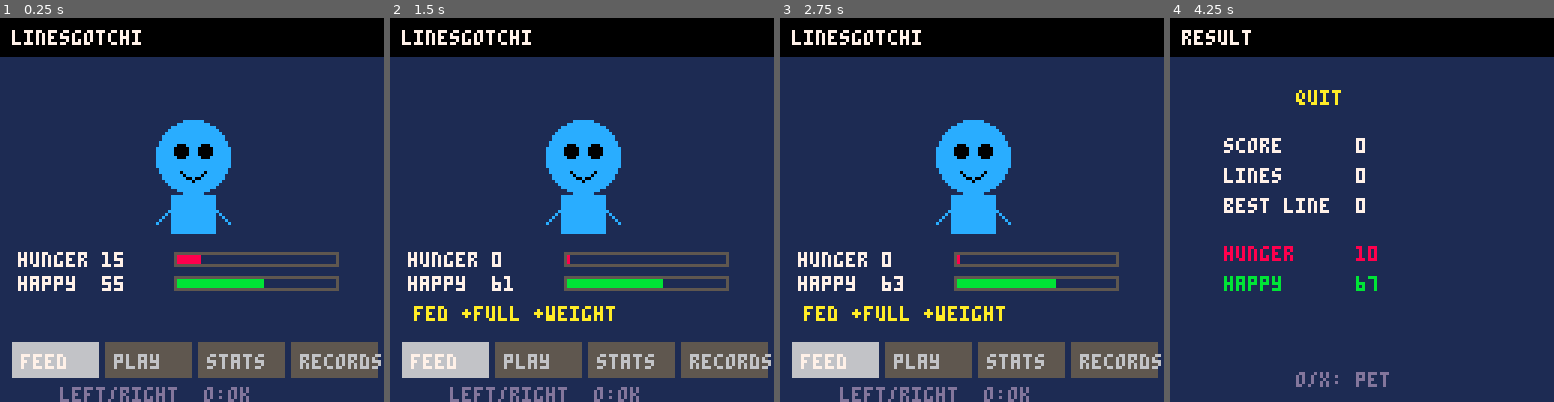
Above: before the commit, frames 1-4 (left to right).
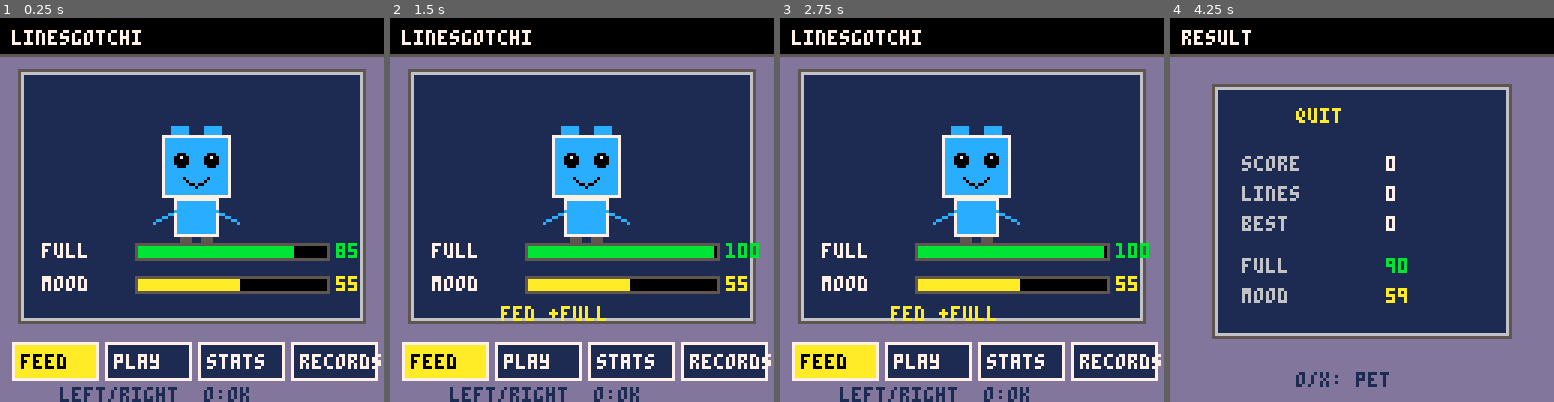
Above: after the commit, the same moments.

Repository: farrukh-mirzazade/LinesGotchi-PICO8
Game: PICO-8 cartridge carts/linesgotchi.p8
Same seed, same stepped clock (60 frames per second), same inputs: the game is played once before the commit and once after it.
Inputs:
- Up to frame 1 (0.25 s): no input
- Up to frame 2 (1.5 s): tap O (Z key) at 0.33, 0.7, 1.43 s; tap X (X key) at 1.07 s
- Up to frame 3 (2.75 s): hold Left 1.97-2.37 s; tap X (X key) at 2.07, 2.4, 2.73 s; tap O (Z key) at 2.22 s; hold Down from 2.42 s (still down)
- Up to frame 4 (4.25 s): release Down at 2.82 s; hold Right 2.87-3.53 s; tap X (X key) every 0.33 s from 3.07 to 4.07 s; tap O (Z key) at 3.1, 3.98 s; hold Up 3.58-4.08 s; hold Right from 4.13 s (still down)

The runs differ from the first frame. In frame 1, 44% of the frame differs, in the area x 0-100%, y 9-100%; in frame 2, 44%; in frame 3, 44%; in frame 4, 47%.

Commit message:
Refine pet UI and feeding behavior

Diff:
--- a/carts/linesgotchi.p8
+++ b/carts/linesgotchi.p8
@@ -101,6 +101,10 @@
  return max(lo,min(hi,v))
 end
 
+function full()
+ return 100-pet.hunger
+end
+
 function update_pet()
  if btnp(0) then menu_i=max(1,menu_i-1) end
  if btnp(1) then menu_i=min(4,menu_i+1) end
@@ -116,8 +120,7 @@
 function feed_pet()
  pet.hunger=clamp(pet.hunger-25,0,100)
  pet.weight=clamp(pet.weight+1,1,99)
- pet.happy=clamp(pet.happy+2,0,100)
- msg="fed +full +weight"
+ msg="fed +full"
 end
 
 function start_lines()
@@ -343,31 +346,41 @@
 end
 
 function draw_pet_screen()
+ cls(13)
  title("linesgotchi")
- draw_pet(52,34)
- print("hunger "..pet.hunger,6,78,7)
- print("happy  "..pet.happy,6,86,7)
- draw_bar(58,78,54,4,pet.hunger,8)
- draw_bar(58,86,54,4,pet.happy,11)
+ panel(6,17,121,101,1,5)
+ draw_pet(46,29)
+ print("full",14,75,7)
+ print("mood",14,86,7)
+ draw_bar(45,75,64,5,full(),11)
+ draw_bar(45,86,64,5,pet.happy,10)
+ print(full(),112,75,11)
+ print(pet.happy,112,86,10)
  local items={"feed","play","stats","records"}
  for i=1,4 do
   local x=4+(i-1)*31
-  rectfill(x,108,x+28,119,i==menu_i and 6 or 5)
-  print(items[i],x+3,112,i==menu_i and 7 or 6)
- end
- if msg~="" then print(msg,8,96,10) end
- print("left/right  o:ok",20,123,13)
+  local c=i==menu_i and 10 or 1
+  local tc=i==menu_i and 0 or 7
+  rectfill(x,108,x+28,120,c)
+  rect(x,108,x+28,120,7)
+  print(items[i],x+3,112,tc)
+ end
+ if msg~="" then print(msg,37,96,10) end
+ print("left/right  o:ok",20,123,1)
 end
 
 function draw_lines_screen()
+ cls(1)
  title("play lines")
- rectfill(0,116,127,127,0)
- print("score "..score,78,20,7)
- print("h"..pet.hunger,78,30,8)
- print("j"..pet.happy,78,38,11)
- draw_mini_pet(102,55)
- print("x:end",82,92,13)
- print(msg,78,104,10)
+ panel(0,16,76,92,0,5)
+ panel(79,16,126,111,1,5)
+ print("score",85,23,6)
+ print(score,85,31,7)
+ print("full "..full(),85,45,11)
+ print("mood "..pet.happy,85,54,10)
+ draw_mini_pet(103,75)
+ print("x end",88,95,13)
+ print(msg,83,105,10)
  for y=1,bs do
   for x=1,bs do
    local px=ox+(x-1)*cs
@@ -388,78 +401,105 @@
 end
 
 function draw_result_screen()
+ cls(13)
  title("result")
- print(result_reason,42,24,10)
- print("score      "..score,18,40,7)
- print("lines      "..session_lines,18,50,7)
- print("best line  "..session_best,18,60,7)
- print("hunger     "..pet.hunger,18,76,8)
- print("happy      "..pet.happy,18,86,11)
- if new_best then print("new/local best",28,100,10) end
- print("o/x: pet",42,118,13)
+ panel(14,22,113,106,1,5)
+ print(result_reason,42,30,10)
+ print("score",24,46,6) print(score,72,46,7)
+ print("lines",24,56,6) print(session_lines,72,56,7)
+ print("best",24,66,6) print(session_best,72,66,7)
+ print("full",24,80,6) print(full(),72,80,11)
+ print("mood",24,90,6) print(pet.happy,72,90,10)
+ if new_best then print("new best",45,101,10) end
+ print("o/x: pet",42,118,1)
 end
 
 function draw_stats_screen()
+ cls(13)
  title("stats")
- print("< stats      records >",8,18,13)
- stat_line("hunger",pet.hunger,30,8)
- stat_line("happy",pet.happy,42,11)
- stat_line("health",pet.health,54,12)
- stat_line("discipline",pet.discipline,66,10)
- stat_line("weight",pet.weight,78,9)
- stat_line("age",pet.age,90,7)
- print("o/x: pet",42,118,13)
+ panel(10,20,117,104,1,5)
+ print("< stats      records >",8,15,1)
+ stat_line("full",full(),31,11)
+ stat_line("mood",pet.happy,43,10)
+ stat_line("health",pet.health,55,12)
+ stat_line("discip",pet.discipline,67,9)
+ print("weight",19,82,7) print(pet.weight,82,82,9)
+ print("age",19,94,7) print(pet.age,82,94,7)
+ print("o/x: pet",42,118,1)
 end
 
 function draw_records_screen()
+ cls(13)
  title("records")
- print("< stats      records >",8,18,13)
- print("hi-score    "..hi_score,18,38,7)
- print("games       "..games_played,18,50,7)
- print("total lines "..total_lines,18,62,7)
- print("best line   "..best_line,18,74,7)
+ panel(10,20,117,104,1,5)
+ print("< stats      records >",8,15,1)
+ print("hi-score",20,36,6) print(hi_score,75,36,7)
+ print("games",20,50,6) print(games_played,75,50,7)
+ print("lines",20,64,6) print(total_lines,75,64,7)
+ print("best line",20,78,6) print(best_line,75,78,7)
  print("hall/species later",22,94,13)
- print("o/x: pet",42,118,13)
+ print("o/x: pet",42,118,1)
 end
 
 function title(t)
- rectfill(0,0,127,12,0)
+ rectfill(0,0,127,11,0)
+ line(0,12,127,12,5)
  print(t,4,4,7)
 end
 
+function panel(x0,y0,x1,y1,fill,edge)
+ rectfill(x0,y0,x1,y1,fill)
+ rect(x0,y0,x1,y1,edge)
+ rect(x0+1,y0+1,x1-1,y1-1,6)
+end
+
 function draw_bar(x,y,w,h,v,col)
+ v=clamp(v,0,100)
+ rectfill(x,y,x+w,y+h,0)
  rect(x,y,x+w,y+h,5)
- rectfill(x+1,y+1,x+1+flr((w-2)*v/100),y+h-1,col)
+ local fw=flr((w-2)*v/100)
+ if fw>0 then
+  rectfill(x+1,y+1,x+fw,y+h-1,col)
+ end
 end
 
 function stat_line(name,v,y,col)
- print(name,14,y,7)
- print(v,70,y,col)
- draw_bar(86,y,32,4,v,col)
+ print(name,19,y,7)
+ print(v,62,y,col)
+ draw_bar(82,y,28,4,v,col)
 end
 
 function draw_pet(x,y)
  local sad=pet.hunger>75 or pet.happy<25
- circfill(x+12,y+12,12,12)
- circfill(x+8,y+10,2,0)
- circfill(x+16,y+10,2,0)
+ rectfill(x+8,y+10,x+30,y+30,12)
+ rectfill(x+11,y+7,x+16,y+12,12)
+ rectfill(x+22,y+7,x+27,y+12,12)
+ rect(x+8,y+10,x+30,y+30,7)
+ circfill(x+14,y+18,2,0)
+ circfill(x+24,y+18,2,0)
+ pset(x+14,y+17,7)
+ pset(x+24,y+17,7)
  if sad then
-  line(x+8,y+18,x+16,y+18,0)
+  line(x+15,y+25,x+23,y+25,0)
  else
-  line(x+8,y+17,x+12,y+20,0)
-  line(x+12,y+20,x+16,y+17,0)
- end
- rectfill(x+5,y+25,x+19,y+37,12)
- line(x+5,y+29,x,y+34,12)
- line(x+19,y+29,x+24,y+34,12)
+  line(x+15,y+24,x+19,y+27,0)
+  line(x+19,y+27,x+23,y+24,0)
+ end
+ rectfill(x+12,y+31,x+26,y+43,12)
+ rect(x+12,y+31,x+26,y+43,7)
+ line(x+12,y+35,x+5,y+39,12)
+ line(x+26,y+35,x+33,y+39,12)
+ rectfill(x+14,y+44,x+17,y+46,5)
+ rectfill(x+21,y+44,x+24,y+46,5)
 end
 
 function draw_mini_pet(x,y)
  local col=12
  if pet.hunger>80 then col=8 end
- circfill(x,y,8,col)
- circfill(x-3,y-2,1,0)
- circfill(x+3,y-2,1,0)
+ rectfill(x-7,y-7,x+7,y+7,col)
+ rect(x-7,y-7,x+7,y+7,7)
+ pset(x-3,y-2,0)
+ pset(x+3,y-2,0)
  if pet.hunger>80 then
   line(x-3,y+4,x+3,y+4,0)
  else
Not shown, changed: docs/01_TZ.md
Not shown, changed: docs/08_OPEN_QUESTIONS.md
